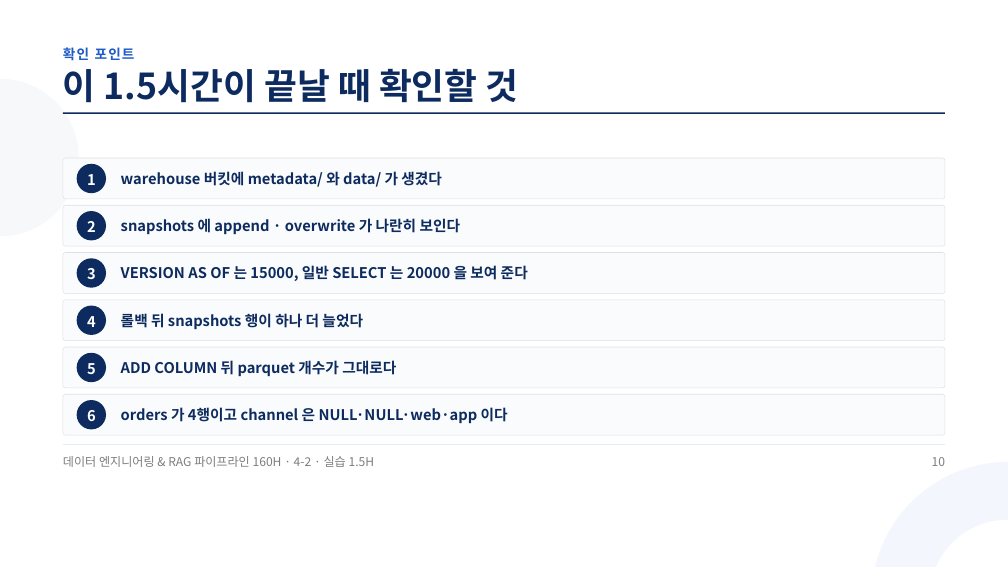
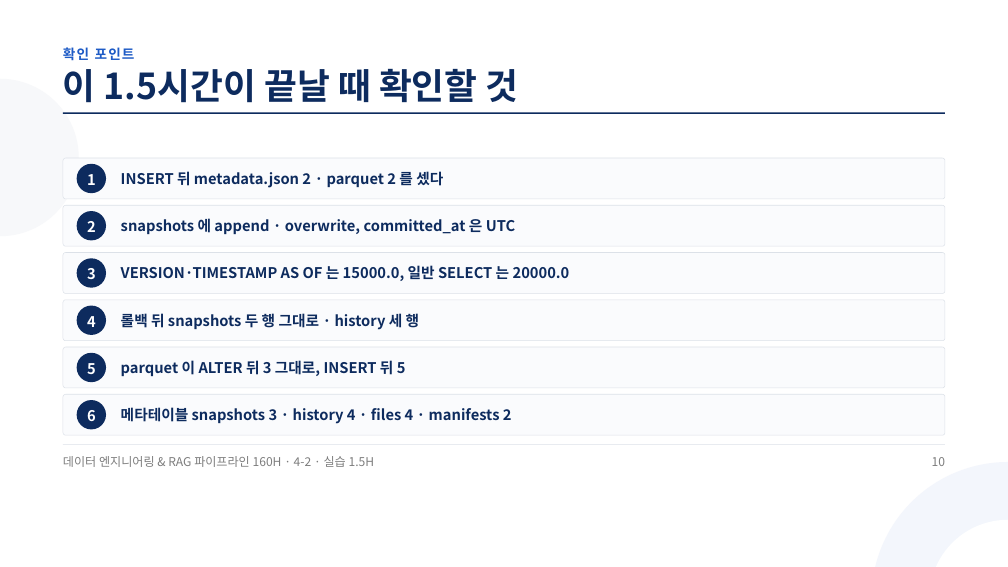
Before and after one commit to aebonlee/materials, a slide deck: slide 10 of data-eng/decks/w4d2s3.pptx. Drawn at 1008x567 pixels with LibreOffice and Linux fonts; fonts in the diff are those of the drawing. Boxes give left, top, right and bottom in pixels: in the first picture for what was removed or moved away, otherwise in the second. Text is boxed around its words. In the diff, an @@ line names an element or a change of style, - is before the commit and + after.

Commit message:
data-eng 4-2 캡처 21장 · 덱 5(실습점검 신설) — 2026-10-15 실측

```diff
--- a/data-eng/decks/w4d2s3.pptx
+++ b/data-eng/decks/w4d2s3.pptx
@@ text at (121, 169, 443, 188): text changed @@
-warehouse 버킷에 metadata/ 와 data/ 가 생겼다
+INSERT 뒤 metadata.json 2 · parquet 2 를 셌다
@@ text at (121, 218, 515, 234): text changed @@
-snapshots 에 append · overwrite 가 나란히 보인다
+snapshots 에 append · overwrite, committed_at 은 UTC
@@ text at (121, 265, 570, 281): text changed @@
-VERSION AS OF 는 15000, 일반 SELECT 는 20000 을 보여 준다
+VERSION·TIMESTAMP AS OF 는 15000.0, 일반 SELECT 는 20000.0
@@ text at (121, 311, 420, 330): text changed @@
-롤백 뒤 snapshots 행이 하나 더 늘었다
+롤백 뒤 snapshots 두 행 그대로 · history 세 행
@@ text at (121, 360, 406, 376): text changed @@
-ADD COLUMN 뒤 parquet 개수가 그대로다
+parquet 이 ALTER 뒤 3 그대로, INSERT 뒤 5
@@ text at (121, 407, 512, 424): text changed @@
-orders 가 4행이고 channel 은 NULL·NULL·web·app 이다
+메타테이블 snapshots 3 · history 4 · files 4 · manifests 2
```
Also in this commit, not shown: 9 other slides changed, 32 other files.
